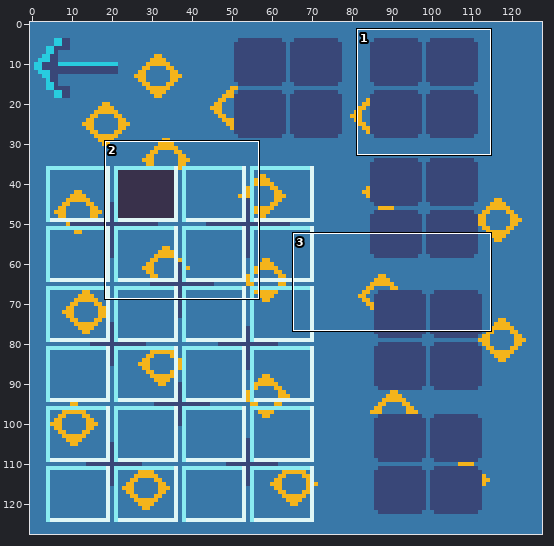
Pixel-art file -- design/Sprite-0001.ase. The first picture is a wide view before the edit; the outline marks the close-up.
Close-up. Before:
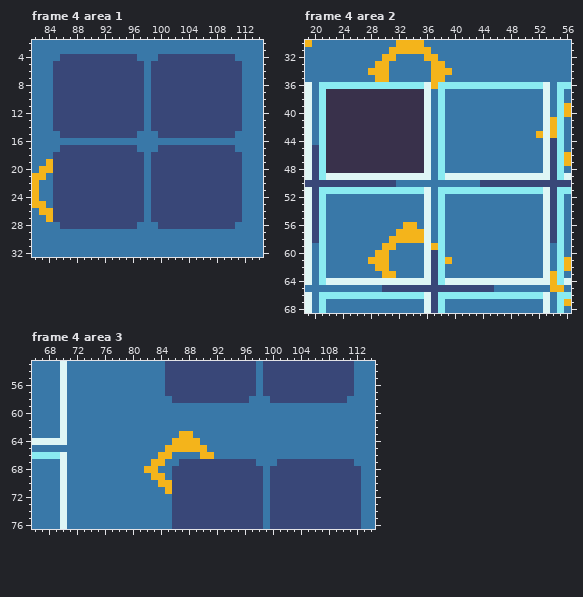
128x128 pixels, 4 frames. Shown: frame 4 area 1: x 82..114, y 2..32; frame 4 area 2: x 19..56, y 30..68; frame 4 area 3: x 66..114, y 53..76. The commit also changed other frames or places, which this record leaves out.
Now the later version:
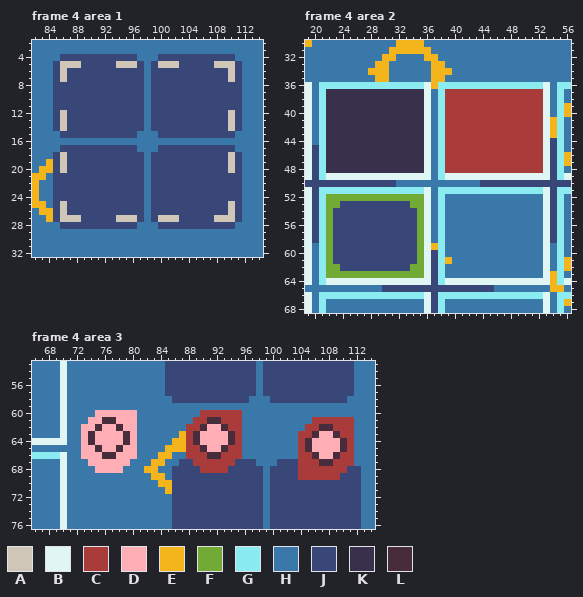
Palette (. is transparent): A #cfc6b8  B #dff6f5  C #a93b3b  D #ffaeb6  E #f4b41b  F #71aa34  G #8aebf1  H #3978a8  J #394778  K #39314b  L #472d3c
What changed:
layer "Layer 4" added
Frame 4 area 1, layer "Layer 4":
y 5: x 86..88 JJJ -> AAA; x 94..96 JJJ -> AAA; x 100..102 JJJ -> AAA; x 108..110 JJJ -> AAA
y 6..7: x 86 J -> A; x 110 J -> A
y 12..14: x 86 J -> A; x 110 J -> A
y 18..20: x 86 J -> A; x 110 J -> A
y 25..26: x 86 J -> A; x 110 J -> A
y 27: x 86..88 JJJ -> AAA; x 94..96 JJJ -> AAA; x 100..102 JJJ -> AAA; x 108..110 JJJ -> AAA
Frame 4 area 2, layer "Layer 4":
y 37..42: x 39..52 HHHHHHHHHHHHHH -> CCCCCCCCCCCCCC
y 43: x 39..52 HHHHHHHHHHHHHE -> CCCCCCCCCCCCCC
y 44..48: x 39..52 HHHHHHHHHHHHHH -> CCCCCCCCCCCCCC
y 52: x 22..35 HHHHHHHHHHHHHH -> FFFFFFFFFFFFFF
y 53: x 22..35 HHHHHHHHHHHHHH -> FFJJJJJJJJJJFF
y 54..55: x 22..35 HHHHHHHHHHHHHH -> FJJJJJJJJJJJJF
y 56: x 22..35 HHHHHHHHHHHEEH -> FJJJJJJJJJJJJF
y 57: x 22..35 HHHHHHHHHHEEEE -> FJJJJJJJJJJJJF
y 58: x 22..35 HHHHHHHHHEEEEE -> FJJJJJJJJJJJJF
y 59: x 22..35 HHHHHHHHEEHHHH -> FJJJJJJJJJJJJF
y 60: x 22..35 HHHHHHHEEHHHHH -> FJJJJJJJJJJJJF
y 61: x 22..35 HHHHHHEEEHHHHH -> FJJJJJJJJJJJJF
y 62: x 22..35 HHHHHHHEEHHHHH -> FFJJJJJJJJJJFF
y 63: x 22..35 HHHHHHHHEEHHHH -> FFFFFFFFFFFFFF
Frame 4 area 3, layer "Layer 4":
y 60: x 75..80 HHHHHH -> DDDDDD; x 90..95 HHHHHH -> CCCCCC
y 61: x 74..80 HHHHHHH -> DDLLDDD; x 89..95 HHHHHHH -> CCLLCCC; x 106..111 HHHHHH -> CCCCCC
y 62: x 73..80 HHHHHHHH -> DDLDDLDD; x 88..95 HHHHHHHH -> CCLDDLCC; x 105..111 HHHHHHH -> CCLLCCC
y 63: x 73..80 HHHHHHHH -> DLDDDDLD; x 88..95 EHHHHHHH -> CLDDDDLC; x 104..111 HHHHHHHH -> CCLDDLCC
y 64: x 73..80 HHHHHHHH -> DLDDDDLD; x 88..95 EEHHHHHH -> CLDDDDLC; x 104..111 HHHHHHHH -> CLDDDDLC
y 65: x 73..80 HHHHHHHH -> DDLDDLDD; x 88..95 EEEHHHHH -> CCLDDLCC; x 104..111 HHHHHHHH -> CLDDDDLC
y 66: x 73..80 HHHHHHHH -> DDDLLDDD; x 88..95 HHEEHHHH -> CCCLLCCC; x 104..111 HHHHHHHH -> CCLDDLCC
y 67: x 74..79 HHHHHH -> DDDDDD; x 89..94 JJJJJJ -> CCCCCC; x 104..111 JJJJJJJJ -> CCCLLCCC
y 68: x 75..78 HHHH -> DDDD; x 90..93 JJJJ -> CCCC; x 104..110 JJJJJJJ -> CCCCCCC
y 69: x 104..109 JJJJJJ -> CCCCCC
